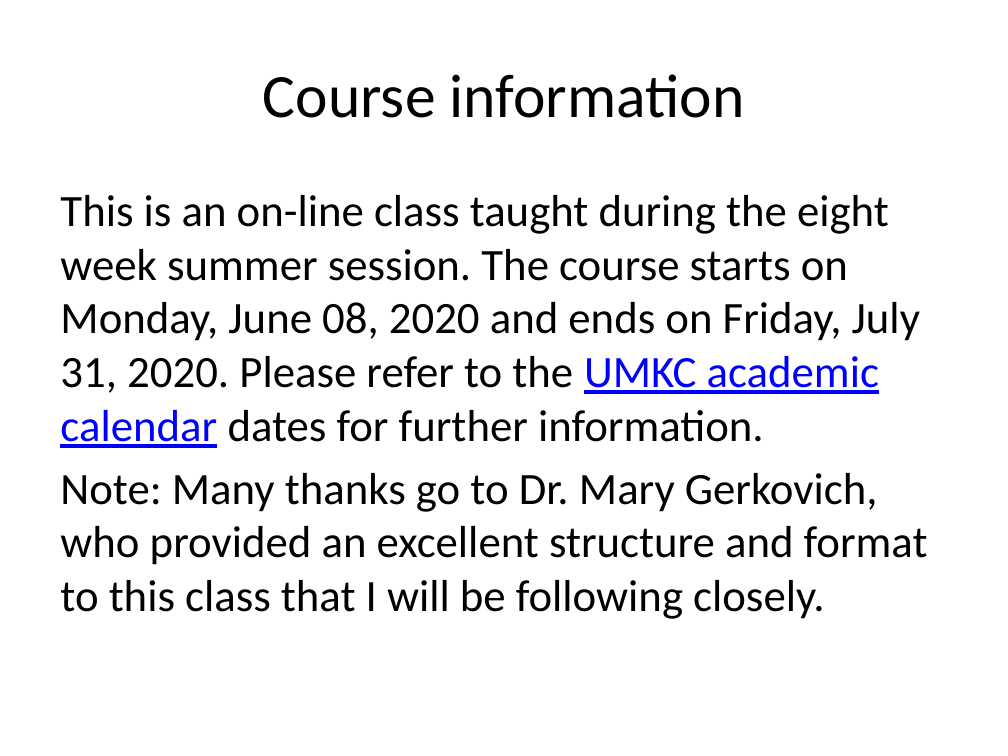
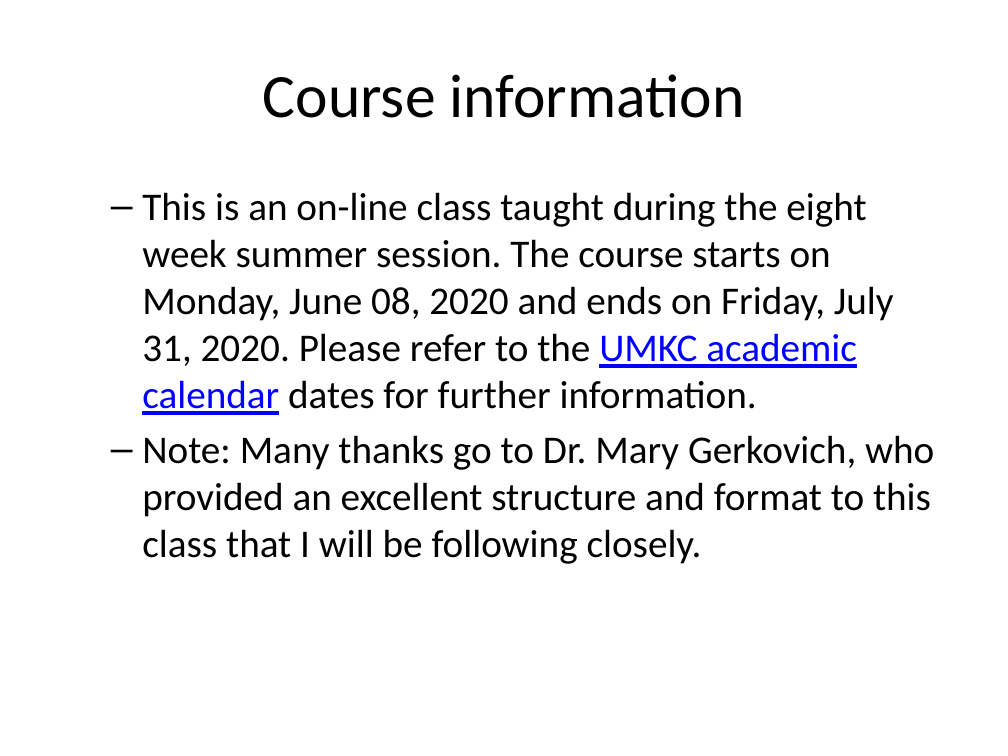
Before and after one commit to pmean/introduction-to-SAS, a slide deck: slide 3 of basics_syllabus/results/syllabus.pptx. Drawn at 1008x756 pixels with LibreOffice and Linux fonts; fonts in the diff are those of the drawing. Boxes give left, top, right and bottom in pixels: in the first picture for what was removed or moved away, otherwise in the second. Text is boxed around its words. In the diff, an @@ line names an element or a change of style, - is before the commit and + after.

```diff
--- a/basics_syllabus/results/syllabus.pptx
+++ b/basics_syllabus/results/syllabus.pptx
@@ text "This is an on-line class ..." at (142,192,934,564): size 32 to 28 pt; bullet none to –; list level 1 to 2 in "This is an on-line class ..."; list level 1 to 2 in "Note: Many thanks go to ..." @@
```
Also in this commit, not shown: 1 other slide changed, 1 slide added, 2 slides removed, 12 other files.
